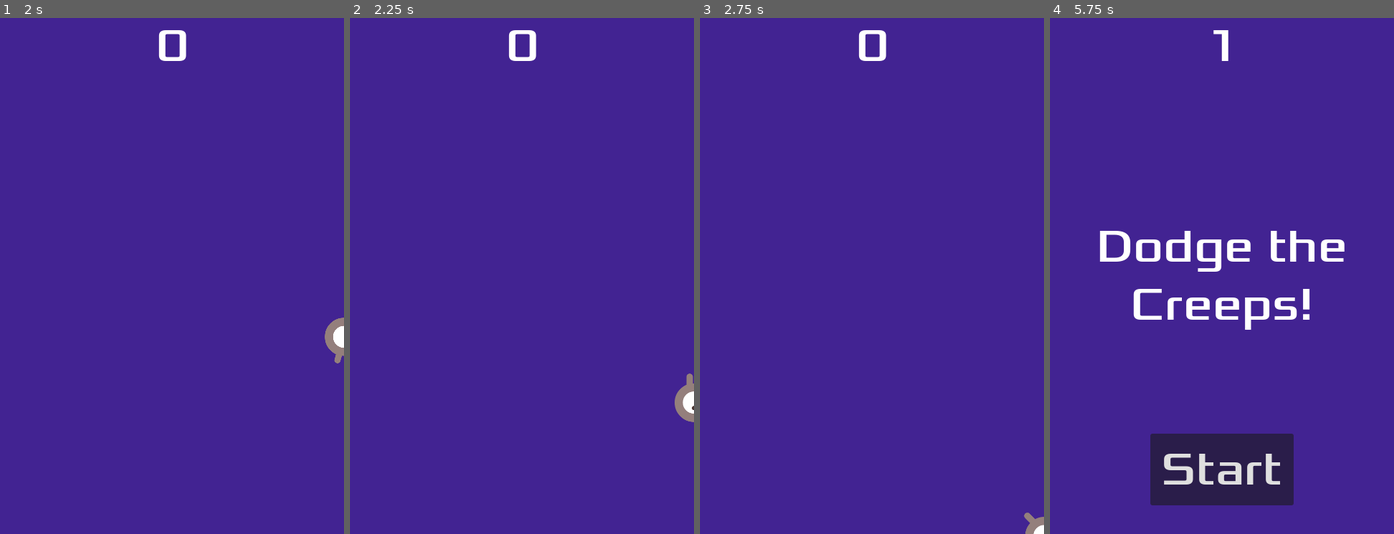
Above: before the commit, frames 1-4 (left to right).
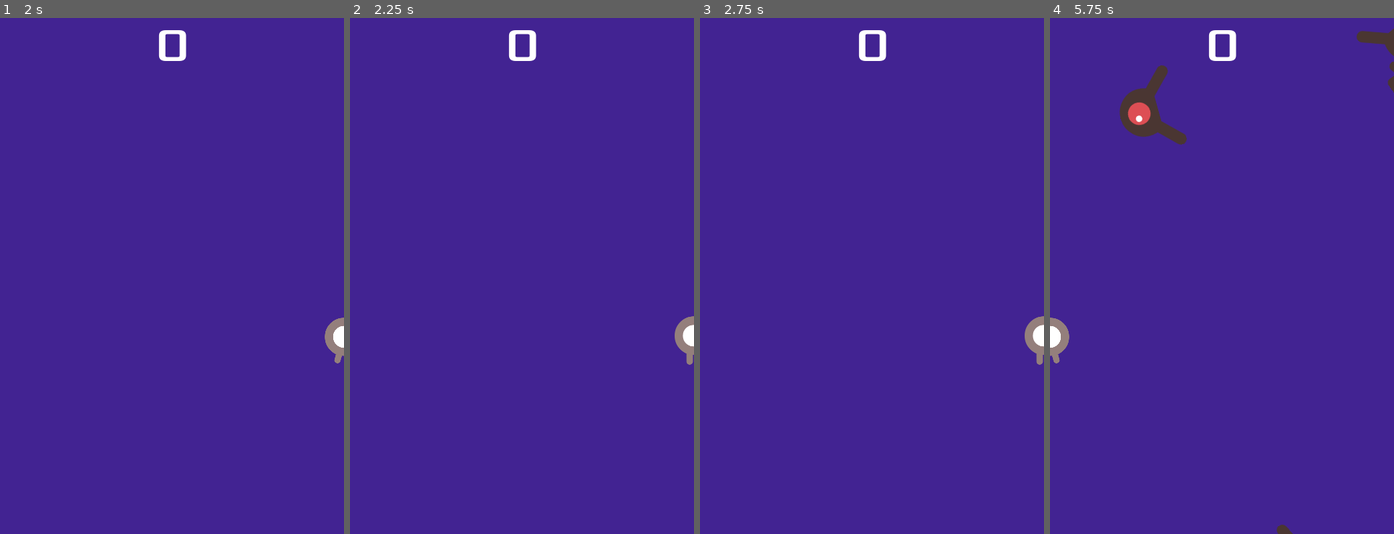
Above: after the commit, the same moments.

Repository: TheLolik23/DoddgeTheCreepsOdp
Game: Godot game, scene res://tscns/main.tscn
Two runs of this game, one before a commit and one after it. Both use one fixed random seed, a clock stepped at 60 frames per second and the inputs below.
Inputs:
- Up to frame 1 (2 s): click "Start" at 0.5 s; tap Enter at 1.25 s; hold Right (move_right) from 1.28 s (still down)
- Up to frame 2 (2.25 s): release Right (move_right) at 2.03 s; hold Down (move_down) from 2.03 s (still down)
- Up to frame 3 (2.75 s): keep holding Down (move_down)
- Up to frame 4 (5.75 s): release Down (move_down) at 2.78 s; hold Right (move_right) 2.78-3.53 s; hold Up (move_up) 3.53-4.28 s; hold Left (move_left) from 4.28 s (still down)

Frame 1 is identical in both runs. In frame 2, 0.7% of the frame differs, in the area x 94-100%, y 57-79%; in frame 3, 0.6%; in frame 4, 11%, in the area x 0-100%, y 2-100%.

Commit message:
feat: Implement core game components including player, HUD, main game logic, and mob scripts, and update the README.

Diff:
--- a/scripts/hud.gd
+++ b/scripts/hud.gd
@@ -15,7 +15,8 @@
 
 ## Obsługuje sekwencję końca gry (Game Over) i przygotowuje ekran do nowej rundy.
 func show_game_over() -> void:
-	show_message("Game Over")
+	# TODO: Zadanie 5 - Zmień podany tekst ("Wstaw tekst tutaj") na napis "Game Over", by w razie porażki gracz widział stosowny komunikat.
+	show_message("Wstaw tekst tutaj")
 
 	# Zatrzymuje wykonywanie tej funkcji do momentu, aż MessageTimer zakończy odliczanie.
 	await $MessageTimer.timeout
--- a/scripts/main.gd
+++ b/scripts/main.gd
@@ -30,7 +30,8 @@
 
 ## Wywoływana gdy upłynie czas na zdobycie kolejnego punktu.
 func _on_score_timer_timeout() -> void:
-	score += 1
+	# TODO: Zadanie 3 - Zwiększ wartość zmiennej "score" o 1, aby gracz dostawał punkty za przetrwanie.
+
 	$HUD.update_score(score)
 
 ## Wywoływana po zakończeniu czasu przygotowania przed startem gry.
--- a/scripts/mob.gd
+++ b/scripts/mob.gd
@@ -22,4 +22,5 @@
 ## Wywoływana, gdy obiekt VisibleOnScreenNotifier2D zgłosi, że przeciwnik zniknął z ekranu.
 func _on_visible_on_screen_notifier_2d_screen_exited() -> void:
 	# Bezpieczne usunięcie obiektu z pamięci (aby nie zużywał zasobów działając w tle).
-	queue_free()
+	# TODO: Zadanie 4 - Wpisz poniżej funkcję queue_free(), która usuwa obiekt przeciwnika po wyjściu za ekran. Jeśli tego nie zrobisz, gra w końcu zacznie wolniej działać!
+	pass
--- a/scripts/player.gd
+++ b/scripts/player.gd
@@ -31,9 +31,11 @@
 	if Input.is_action_pressed("move_left"):
 		velocity.x -= 1
 	if Input.is_action_pressed("move_down"):
-		velocity.y += 1
+		# TODO: Zadanie 1 - Zmodyfikuj prędkość w osi Y (velocity.y), aby postać poruszała się w dół. Podpowiedź: w Godot oś Y rośnie w dół, więc dodaj 1.
+		pass
 	if Input.is_action_pressed("move_up"):
-		velocity.y -= 1
+		# TODO: Zadanie 2 - Zmodyfikuj prędkość w osi Y (velocity.y), aby postać poruszała się w górę. Podpowiedź: odejmij 1 od velocity.y.
+		pass
 
 	# Jeśli gracz się porusza, normalizujemy wektor ruchu i włączamy animację.
 	if velocity.length() > 0:
Not shown, changed: README.md
